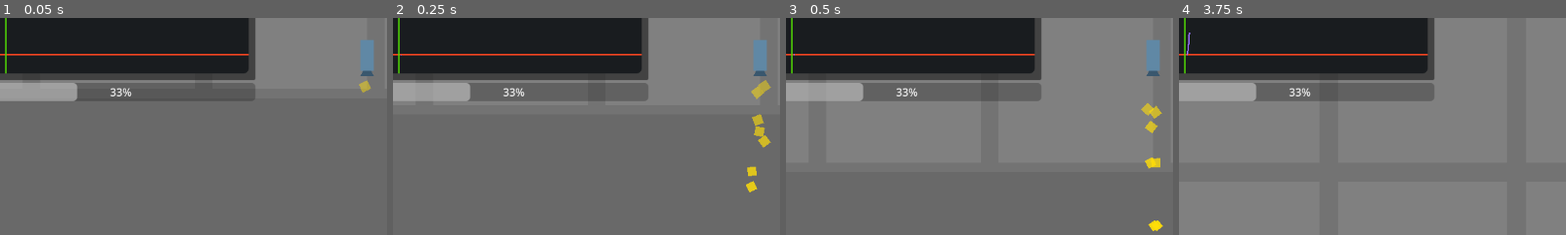
Above: before the commit, frames 1-4 (left to right).
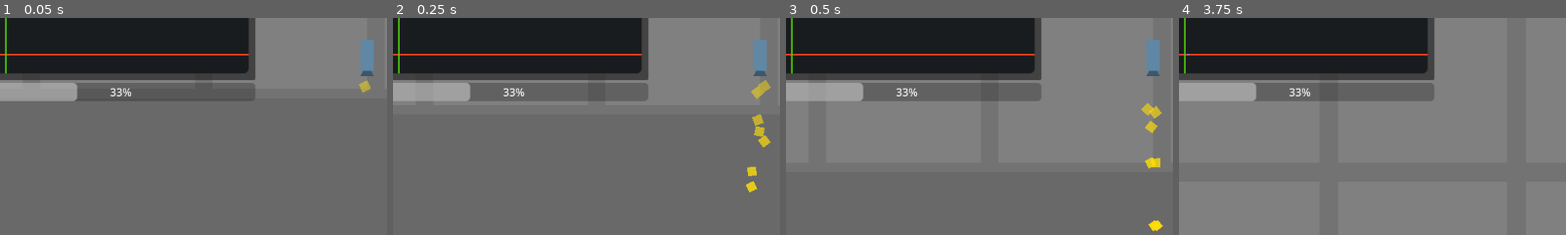
Above: after the commit, the same moments.

Repository: NattHerman/control
Game: Godot game, scene res://main.tscn
The game is run twice, just before and just after one commit, with the same random seed, the same clock (stepped at 60 frames per second) and the same inputs. The engine's default icon, where the game draws it, is replaced by a stand-in: a white triangle on a blue panel in a dark square.
Inputs (mouse positions are % of the whole screen's width and height, from its top left):
- Up to frame 1 (0.05 s): no input
- Up to frame 2 (0.25 s): no input
- Up to frame 3 (0.5 s): no input
- Up to frame 4 (3.75 s): move the mouse to (72, 45) at 0.52 s; hold D (pan_right) 0.53-1.28 s; hold Shift (pan_speed_increase) 0.53-1.28 s; move the mouse to (30, 55) at 1.27 s; hold S (pan_down) 1.28-2.03 s; tap Mouse wheel up (zoom_in) at 1.35 s; tap Enter at 2, 3.5 s; move the mouse to (60, 28) at 2.02 s; hold D (pan_right) 2.03-2.78 s; hold Mouse wheel down (zoom_out) 2.03-2.78 s; tap Space at 2.75 s; move the mouse to (45, 70) at 2.77 s; hold W (pan_up) 2.78-3.53 s; tap Shift (pan_speed_increase) at 2.85 s; move the mouse to (80, 65) at 3.52 s; hold A (pan_left) from 3.53 s (still down); hold Mouse wheel up (zoom_in) from 3.53 s (still down)
The pictures show only the part of the screen within x 3-53%, y 42-92%; the shares and areas given below are measured in that part.

Frame 1 is identical in both runs. In frame 2, less than 0.1% of the frame differs, in the area x 2-3%, y 16-18%; in frame 3, less than 0.1%; in frame 4, less than 0.1%, in the area x 2-4%, y 6-18%.

Commit message:
Scale data to fit in graph. Added function to add horizontal axis

Diff:
--- a/plot/plot.gd
+++ b/plot/plot.gd
@@ -19,26 +19,56 @@
 var plot_origin: Vector2 = Vector2.ZERO
 var plot_size: Vector2 = Vector2.ZERO
 
-var plot_scale: Vector2 = Vector2.ONE
+var plot_scale: Vector2 = Vector2(1, 0.01)
 
 @export var origin_offset: Vector2 = Vector2(0.05, 0.9)
 
 static var data_series: Dictionary[String, Array]
 
+var is_ready = false
+## Each element should be a list where:
+##		First element: callable
+##		Second element: list of arguments
+var _pre_ready_queue: Array = []
+
+## Returns a Plot object.
 static func create_plot(data_name: String, _data: Array[Vector2]):
 	data_series[data_name] = _data
 	var plot_scene: PackedScene = load("res://plot/plot.tscn")
 	return plot_scene.instantiate()
 
+
+## Update the data values in a series.
 func set_data(data_name: String, _data: Array[Vector2]):
 	data_series[data_name] = _data
+	update_data_lines()
 
-	update_data_lines()
+
+## Add a horizontal axis to the canvas.
+func add_haxis(y, color = Color("ffffff")):
+	if not is_ready:
+		_pre_ready_queue.append([add_haxis, [y, color]])
+		return
+
+	var line = Line2D.new()
+	line.width = 2
+	line.default_color = color
+	_background.add_child(line)
+	line.owner = _background
+
+	line.points = [
+		Vector2(0, plot_origin.y - y * plot_scale.y),
+		Vector2(plot_size.x, plot_origin.y - y * plot_scale.y),
+	]
 
 func update_data_lines() -> void:
 	for data_name in data_series.keys():
-		var data: Array[Vector2] = data_series[data_name]
+		var data: PackedVector2Array = PackedVector2Array(data_series[data_name])
 		var line: Line2D = _line_container.find_child(data_name, false, false)
+
+		# Dont do anything if there is no data
+		if data.size() == 0:
+			return
 
 		if not line:
 			line = Line2D.new()
@@ -48,19 +78,30 @@
 			_line_container.add_child(line)
 			line.owner = _line_container
 
-		line.points = PackedVector2Array(data)
+		# Change scale to fit data on x-axis
+		var max_x = data[-1].x
+		var x_space = plot_size.x * (1 - origin_offset.x)
+		if max_x * plot_scale.x > x_space:
+			plot_scale.x = x_space / max_x
+
+		# Scale data
+		var scaled_data: PackedVector2Array = data
+		for i in scaled_data.size():
+			scaled_data[i] *= plot_scale
+
+		line.points = scaled_data
 
 func _ready() -> void:
 	# Wait untill AFTER the first frame has been drawn
 	await get_tree().process_frame
 	await get_tree().process_frame
 
-	var bkg_rect: Rect2 = _background.get_global_rect()
+	var bkg_rect: Rect2 = _background.get_rect()
 
 	plot_size = bkg_rect.size
-	plot_origin = bkg_rect.position + plot_size * origin_offset
+	plot_origin = plot_size * origin_offset
 
-	_center_marker.global_position = plot_origin
+	_center_marker.position = plot_origin
 
 	# Set axis positions
 	x_axis.points[0] = Vector2(0, origin_offset.y * plot_size.y)
@@ -69,6 +110,11 @@
 	y_axis.points[1] = Vector2(origin_offset.x * plot_size.x, plot_size.y)
 
 	update_data_lines()
+	is_ready = true
+
+	# Run queued canvas additions
+	for task in _pre_ready_queue:
+		task[0].callv(task[1])
 
 
 func _on_plot_update_timer_timeout() -> void:
